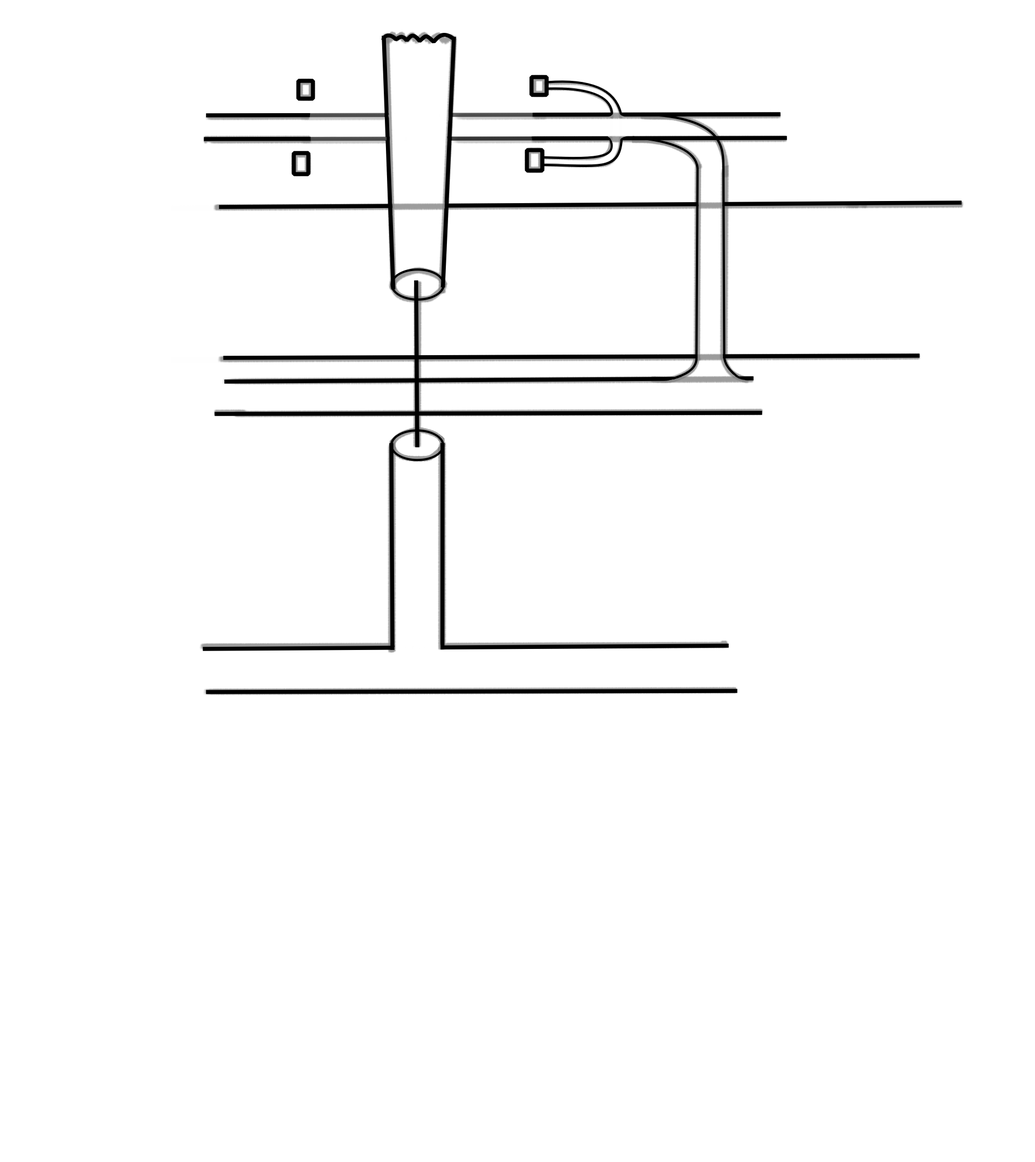
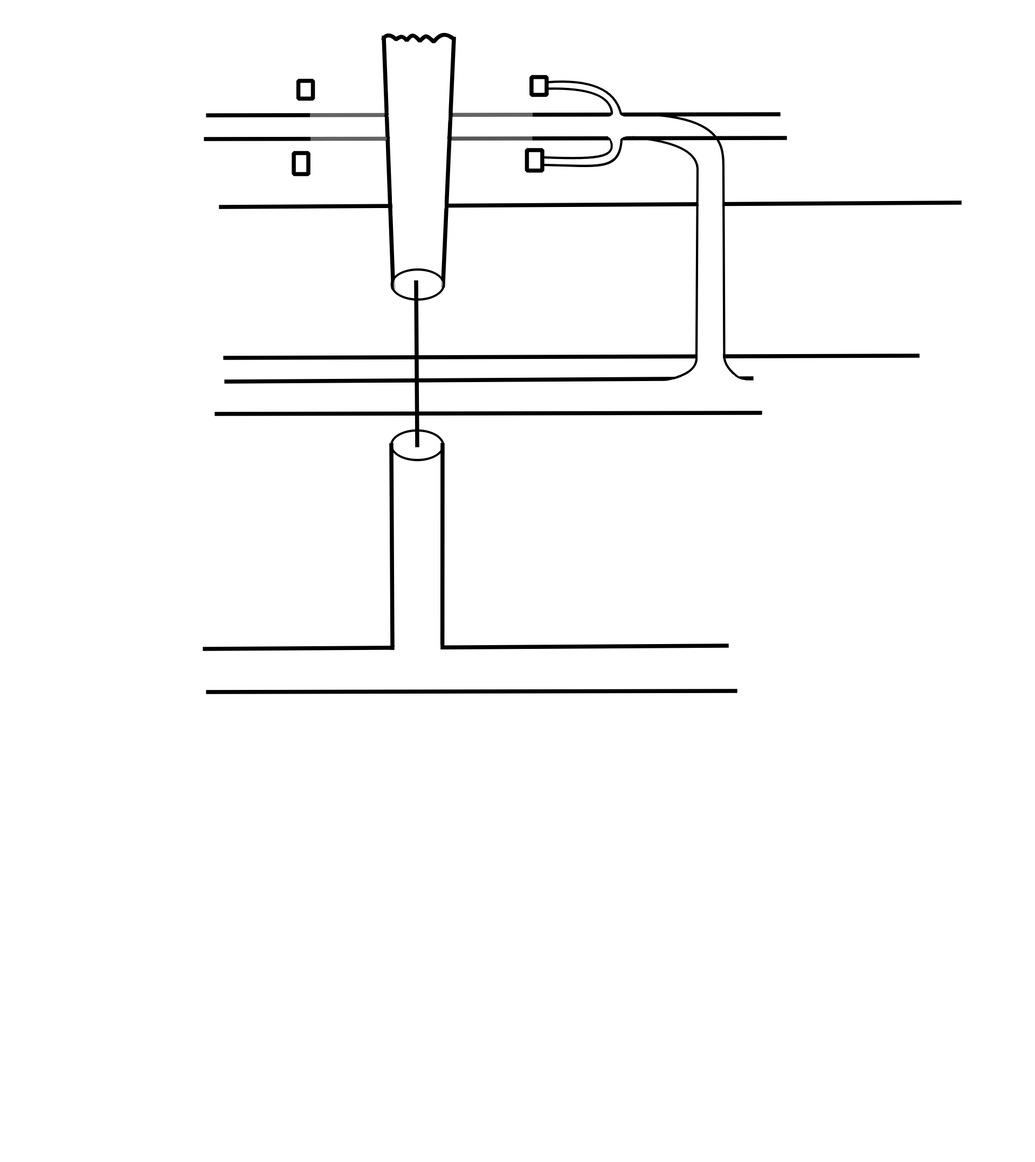
Revision of a layered 1035×1162 image; what changed, layer by layer:
hid "all ready drawn lines" over box(199, 30, 965, 697)
